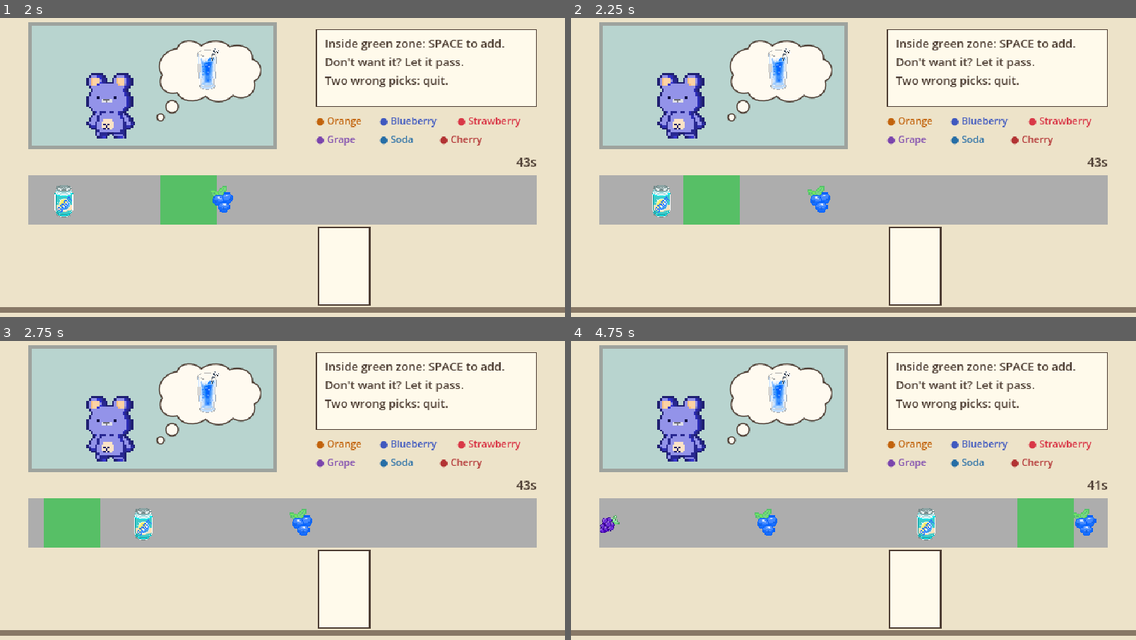
Above: before the commit, frames 1-4 (two rows, left to right).
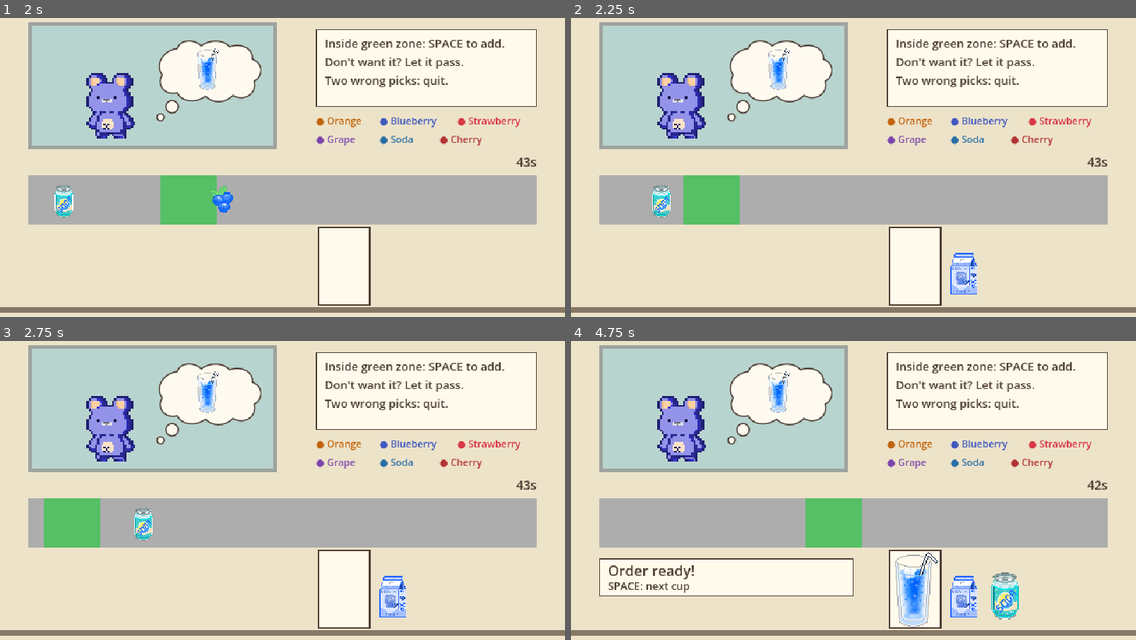
Above: after the commit, the same moments.

Repository: Xunn3714/IMGD2900
Game: Godot game, scene res://scenes/main.tscn
Same seed, same stepped clock (60 frames per second), same inputs: the game is played once before the commit and once after it. The engine's default icon, where the game draws it, is replaced by a stand-in: a white triangle on a blue panel in a dark square.
Inputs:
- Up to frame 1 (2 s): tap Enter at 0.5, 1.35 s; hold Space (add_ingredient) 0.53-1.28 s
- Up to frame 2 (2.25 s): hold Space (add_ingredient) from 2.03 s (still down)
- Up to frame 3 (2.75 s): keep holding Space (add_ingredient)
- Up to frame 4 (4.75 s): release Space (add_ingredient) at 2.78 s; tap Enter at 2.85, 4.35 s; hold Space (add_ingredient) 3.53-4.28 s

Frame 1 is identical in both runs. In frame 2, 0.8% of the frame differs, in the area x 41-72%, y 56-93%; in frame 3, 0.8%; in frame 4, 12%, in the area x 5-94%, y 46-96%.

Commit message:
update qte bar

Diff:
--- a/scripts/main.gd
+++ b/scripts/main.gd
@@ -11,6 +11,7 @@
 @export_range(60.0, 240.0, 5.0) var ingredient_speed: float = 120.0
 @export_range(0.8, 3.0, 0.1) var spawn_interval: float = 1.5
 @export_range(32.0, 120.0, 8.0) var hit_width: float = 64.0
+@export_range(0.0, 16.0, 1.0) var hit_tolerance: float = 4.0
 @export_range(15.0, 120.0, 5.0) var round_duration: float = 45.0
 @export var distractors_enabled: bool = true
 
@@ -164,7 +165,7 @@
 	var nearest: float = INF
 	for item in ingredient_container.get_children():
 		var distance: float = absf(item.position.x - hit_center)
-		if distance <= hit_width * 0.5 and distance < nearest:
+		if _ingredient_overlaps_hit_zone(item) and distance < nearest:
 			candidate = item
 			nearest = distance
 	if candidate == null:
@@ -190,6 +191,17 @@
 	if rules.finished:
 		_show_result()
 
+func _ingredient_overlaps_hit_zone(item: Node2D) -> bool:
+	var visual: Sprite2D = item.get_node_or_null("Visual") as Sprite2D
+	var ingredient_half_width: float = 0.0
+	if visual != null and visual.texture != null:
+		ingredient_half_width = visual.texture.get_width() * absf(visual.scale.x) * 0.5
+	var zone_left: float = hit_center - hit_width * 0.5 - hit_tolerance
+	var zone_right: float = hit_center + hit_width * 0.5 + hit_tolerance
+	var ingredient_left: float = item.position.x - ingredient_half_width
+	var ingredient_right: float = item.position.x + ingredient_half_width
+	return ingredient_right >= zone_left and ingredient_left <= zone_right
+
 func _show_in_cup(kind: StringName) -> void:
 	if kind == &"soda":
 		drink.texture = finished_drinks[current_fruit] if rules.selected.has(current_fruit) else soda_liquid_art
--- a/tests/alpha_smoke.gd
+++ b/tests/alpha_smoke.gd
@@ -66,15 +66,18 @@
 	check(scene.order_image.texture == scene.finished_drinks[first_order], "Thinking bubble matches the random order")
 	scene._clear_ingredients()
 	var item = scene._spawn_ingredient(first_order)
-	item.position.x = 451.9
+	var visual: Sprite2D = item.get_node("Visual")
+	var ingredient_half_width: float = visual.texture.get_width() * absf(visual.scale.x) * 0.5
+	var left_hit_boundary: float = scene.hit_center - scene.hit_width * 0.5 - scene.hit_tolerance - ingredient_half_width
+	item.position.x = left_hit_boundary - 0.1
 	press(scene)
 	check(scene.rules.selected.is_empty() and scene.rules.mistakes == 0, "Timing miss is not a wrong-item strike")
-	item.position.x = 452.0
+	item.position.x = left_hit_boundary
 	press(scene, true)
 	press(scene, false, KEY_ENTER)
 	check(scene.rules.selected.is_empty(), "Held key and Enter cannot select")
 	press(scene)
-	check(scene.rules.selected.size() == 1 and scene.fruit_container.get_child_count() == 0 and not scene.drink.visible, "Fruit-first selection leaves the cup empty")
+	check(scene.rules.selected.size() == 1 and scene.fruit_container.get_child_count() == 0 and not scene.drink.visible, "Visible fruit overlap is accepted and fruit-first leaves the cup empty")
 	check(scene.selection_slots[0].visible and scene.selection_slots[0].texture == scene.selection_icons[first_order], "Selected fruit shows its syrup beside the cup")
 	pick(scene, &"cherry")
 	check(scene.rules.mistakes == 1 and not scene.rules.finished and exit_count == 0, "First wrong item does not quit")
